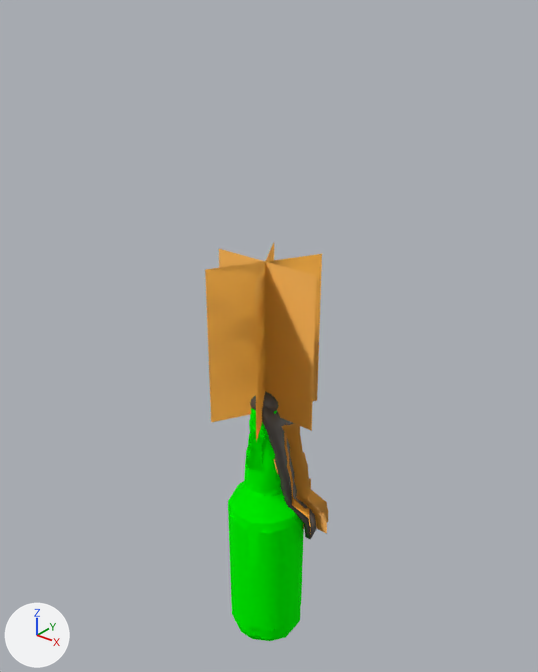
Two versions of the Blender file asset-pipeline/out/molotov_bottle.blend, one commit apart.
Camera for both pictures: a 50 mm camera at (0.355, -0.439, 0.464) aimed at (-0.008, 0.014, 0.184). Lighting does not change. The marker at lower left points along +X, +Y and +Z. The first picture is the older version.

The older version as bpy lines, for what is in view:
```python
me_sk_molotovbottle = bpy.data.meshes.new('SK_MolotovBottle')
me_sk_molotovbottle.from_pydata(...)  # 970 vertices, 1294 faces; spans x -0.05..0.054, y -0.043..0.043, z -0.129..0.257
# faces by material slot: [306, 302, 584, 102]
me_sk_molotovbottle.materials.append(mat_mi_cns_cossacks_vodka_01_glass)
me_sk_molotovbottle.materials.append(mat_mi_cns_cossacks_vodka_01_02)
me_sk_molotovbottle.materials.append(mat_mi_molotov_rag)  # dark grey #504b45
me_sk_molotovbottle.materials.append(mat_m_ragflame)  # orange #ffb33f
ob_sk_molotovbottle = bpy.data.objects.new('SK_MolotovBottle', me_sk_molotovbottle)
ob_sk_molotovbottle.location = (0.0, 0.0, 0.0)
```
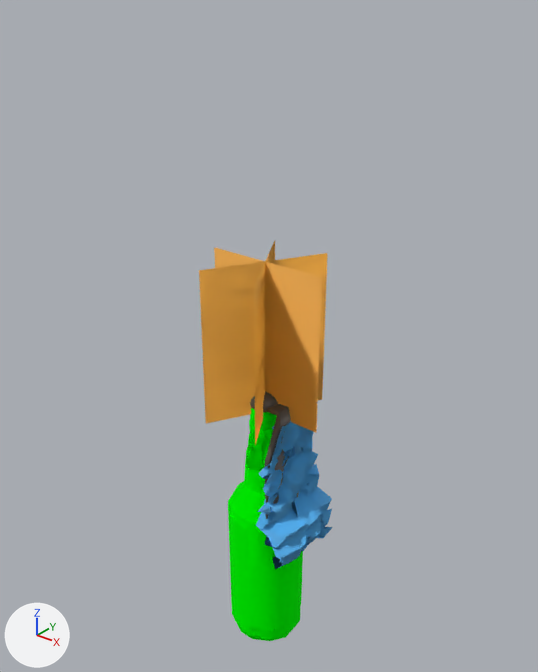
Location of each change, (x1, y1, x2, y2) in pixels of the pictures (538 x 672 px; the box of a moved part takes in the faces that stretch with it):
'SK_MolotovBottle', reshaped
    before: (205, 243, 328, 641)
    after: (199, 241, 333, 641)
part 1 of me_sk_molotovbottle, moved or reshaped
    before: (219, 249, 316, 431)
    after: (214, 247, 322, 433)
part 2 of me_sk_molotovbottle, moved or reshaped
    before: (205, 254, 322, 422)
    after: (199, 253, 327, 423)
part 3 of me_sk_molotovbottle, moved or reshaped
    before: (255, 243, 274, 442)
    after: (254, 241, 275, 445)
part 4 of me_sk_molotovbottle, added (blue)
    after: (256, 421, 333, 569)
part 5 of me_sk_molotovbottle, built on
    before: (262, 406, 328, 540)
    after: (265, 404, 300, 562)

What the commit changed:
Material 'M_SheathFlame' (mat_m_sheathflame) is new.
Its base color is (0.1, 0.5, 1.0) (blue #59bcff).
me_sk_molotovbottle is used by ob_sk_molotovbottle; location (0.0, 0.0, 0.0).
me_sk_molotovbottle had 970 vertices, 1294 faces and spanned x -0.05..0.054, y -0.043..0.043, z -0.129..0.257.
me_sk_molotovbottle now has 2978 vertices, 5220 faces and spans x -0.055..0.057, y -0.048..0.048, z -0.129..0.429.
me_sk_molotovbottle part 1: the loose piece of 16 vertices spanning x -0.05..0.05, y 0.0, z 0.117..0.257 is scaled about its middle by (1.1, 1, 1).
me_sk_molotovbottle part 2: the loose piece of 16 vertices spanning x -0.025..0.025, y -0.043..0.043, z 0.117..0.257 is scaled about its middle by (1.1, 1.1, 1).
me_sk_molotovbottle part 3: the loose piece of 16 vertices spanning x -0.025..0.025, y -0.043..0.043, z 0.117..0.257 is scaled about its middle by (1.1, 1.1, 1).
me_sk_molotovbottle part 4: a new loose piece of 450 vertices spanning x 0.008..0.057, y -0.039..0.044, z -0.022..0.121, in mat_m_sheathflame (blue #59bcff).
me_sk_molotovbottle part 5: 2 vertices moved within x 0.022..0.044, y 0.015..0.016, z 0.001..0.091; 286 vertices removed from x 0.003..0.054, y -0.017..0.04, z -0.013..0.131; 1838 vertices added at x -0.005..0.05, y -0.033..0.038, z -0.019..0.131.
Other edits to the shape of me_sk_molotovbottle do not show in these pictures.
me_sk_molotovbottle gains material mat_m_sheathflame (blue #59bcff).
